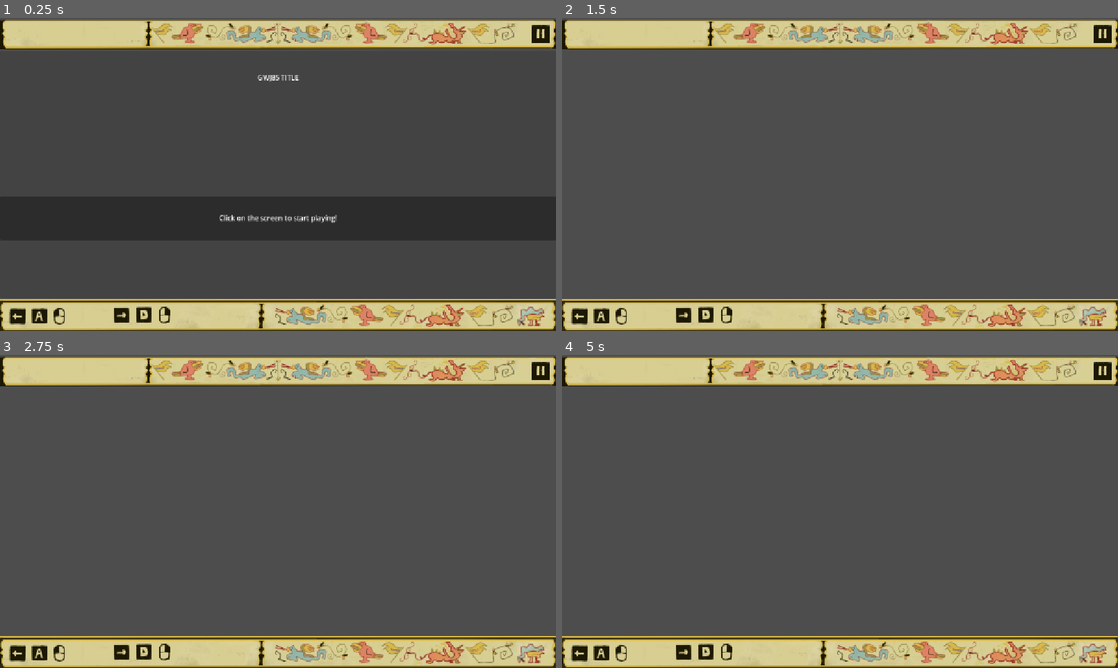
Above: before the commit, frames 1-4 (two rows, left to right).
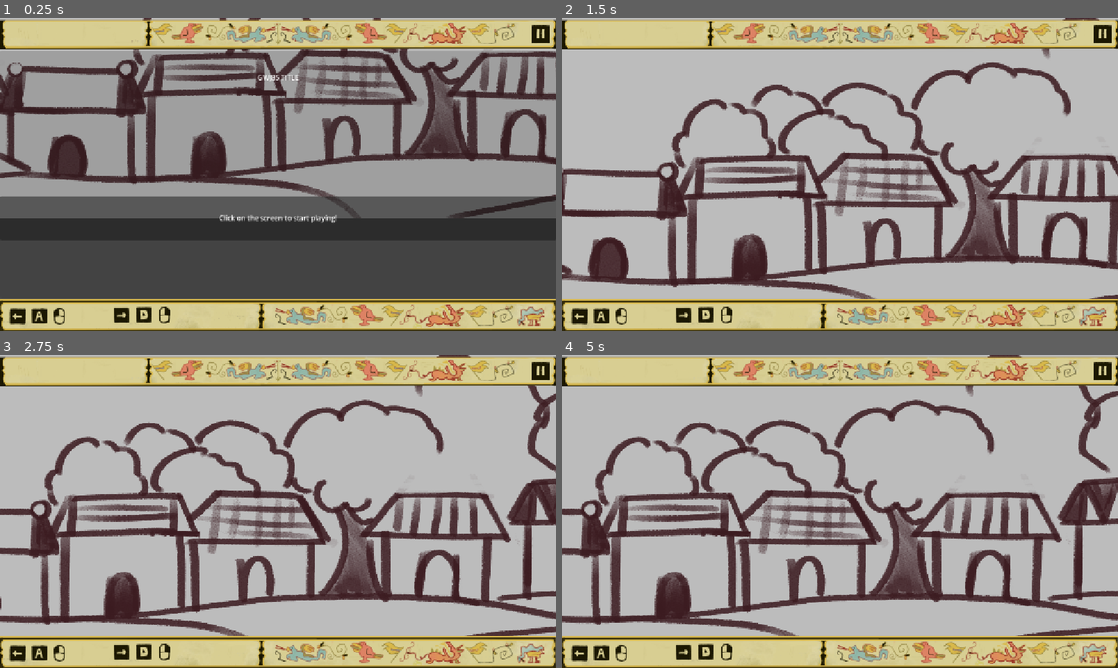
Above: after the commit, the same moments.

Repository: Tungill/GWJ85
Game: Godot game, scene res://Levels/Game.tscn
Two runs of this game, one before a commit and one after it. Both use one fixed random seed, a clock stepped at 60 frames per second and the inputs below.
Inputs (mouse positions are in pixels of both pictures, inside the frame that each line leads up to):
- Up to frame 1 (0.25 s): no input
- Up to frame 2 (1.5 s): click "Click on the screen to start …" at 0.5 s; move the mouse to (962, 158) at 1.27 s; hold D (attack_right) from 1.28 s (still down)
- Up to frame 3 (2.75 s): move the mouse to (166, 527) at 2.02 s; release D (attack_right) at 2.03 s; hold A (attack_left) from 2.03 s (still down)
- Up to frame 4 (5 s): move the mouse to (895, 442) at 2.77 s; release A (attack_left) at 2.78 s; hold D (attack_right) 2.78-4.28 s; move the mouse to (812, 574) at 3.52 s; move the mouse to (1006, 558) at 4.27 s; hold A (attack_left) from 4.28 s (still down)

The runs differ from the first frame. In frame 1, 46% of the frame differs, in the area x 0-100%, y 0-64%; in frame 2, 78%, in the area x 0-100%, y 0-97%; in frame 3, 77%; in frame 4, 77%.

Commit message:
Added main level to game scene

Diff:
--- a/Levels/Game.tscn
+++ b/Levels/Game.tscn
@@ -1,5 +1,6 @@
-[gd_scene load_steps=8 format=3 uid="uid://d0ryvd30etfwp"]
+[gd_scene load_steps=10 format=3 uid="uid://d0ryvd30etfwp"]
 
+[ext_resource type="Script" uid="uid://dmf3h84e0wh85" path="res://Levels/game.gd" id="1_i12b1"]
 [ext_resource type="PackedScene" uid="uid://d3xacqxncmjua" path="res://Scenes/UI/hud.tscn" id="1_qocyw"]
 [ext_resource type="PackedScene" uid="uid://dy02s18mh2uvf" path="res://Scenes/UI/pause_menu.tscn" id="2_mxblp"]
 [ext_resource type="PackedScene" uid="uid://dglomjnvgatym" path="res://Scenes/UI/main_menu.tscn" id="3_jr1ro"]
@@ -7,16 +8,20 @@
 [ext_resource type="PackedScene" uid="uid://by2tt4aws1ypw" path="res://Scenes/music_audio_stream_player.tscn" id="4_jr1ro"]
 [ext_resource type="AudioStream" uid="uid://dxo5m484f1gwk" path="res://Audios/M_main_menu.mp3" id="5_dygi0"]
 [ext_resource type="PackedScene" uid="uid://dg1p7hd2eu76m" path="res://Scenes/sfx_audio_stream_player.tscn" id="6_dygi0"]
+[ext_resource type="PackedScene" uid="uid://bmrv1njg4nf0c" path="res://Levels/main_level.tscn" id="8_n3tvm"]
 
 [node name="Game" type="Node2D"]
+script = ExtResource("1_i12b1")
 
 [node name="CanvasLayer" type="CanvasLayer" parent="."]
 
 [node name="HUD" parent="CanvasLayer" node_paths=PackedStringArray("pause_popup") instance=ExtResource("1_qocyw")]
+process_mode = 3
 mouse_filter = 1
 pause_popup = NodePath("../PauseMenu")
 
 [node name="MainMenu" parent="CanvasLayer" instance=ExtResource("3_jr1ro")]
+process_mode = 3
 
 [node name="PauseMenu" parent="CanvasLayer" node_paths=PackedStringArray("sfx_audio_player") instance=ExtResource("2_mxblp")]
 visible = false
@@ -33,3 +38,5 @@
 
 [node name="SFXAudioStreamPlayer" parent="." instance=ExtResource("6_dygi0")]
 bus = &"SFX"
+
+[node name="MainLevel" parent="." instance=ExtResource("8_n3tvm")]
--- /dev/null
+++ b/Levels/game.gd
@@ -0,0 +1,4 @@
+extends Node2D
+
+func _ready() -> void:
+	get_tree().paused = true
--- a/Levels/main_level.tscn
+++ b/Levels/main_level.tscn
@@ -1,6 +1,5 @@
-[gd_scene load_steps=8 format=3 uid="uid://bmrv1njg4nf0c"]
+[gd_scene load_steps=7 format=3 uid="uid://bmrv1njg4nf0c"]
 
-[ext_resource type="PackedScene" uid="uid://d3xacqxncmjua" path="res://Scenes/UI/hud.tscn" id="1_k0okc"]
 [ext_resource type="PackedScene" uid="uid://c8hatht35jis5" path="res://Scenes/Background.tscn" id="2_6x3q2"]
 [ext_resource type="PackedScene" uid="uid://cppp1b7u2d846" path="res://Scenes/camera.tscn" id="3_2clls"]
 [ext_resource type="PackedScene" uid="uid://dxjjevksfykja" path="res://Scenes/Spawner/enemy_spawner.tscn" id="4_6opdx"]
@@ -27,11 +26,6 @@
 
 [node name="Camera2D" parent="PlayerCharacter" instance=ExtResource("3_2clls")]
 
-[node name="CanvasLayer" type="CanvasLayer" parent="."]
-
-[node name="HUD" parent="CanvasLayer" instance=ExtResource("1_k0okc")]
-mouse_filter = 1
-
 [node name="EnemySpawner" parent="." node_paths=PackedStringArray("player") instance=ExtResource("4_6opdx")]
 mob1 = ExtResource("5_k6a8t")
 mob2 = ExtResource("5_k6a8t")
--- a/Scripts/UI/main_menu.gd
+++ b/Scripts/UI/main_menu.gd
@@ -29,6 +29,8 @@
 # -> if we use another illustration for MainMenu's background.
 func _on_play_button_pressed() -> void:
 	self.visible = false
+	get_tree().paused = false
+
 
 
 func _fade_play_button() -> void:
Not shown, added: Levels/game.gd.uid
